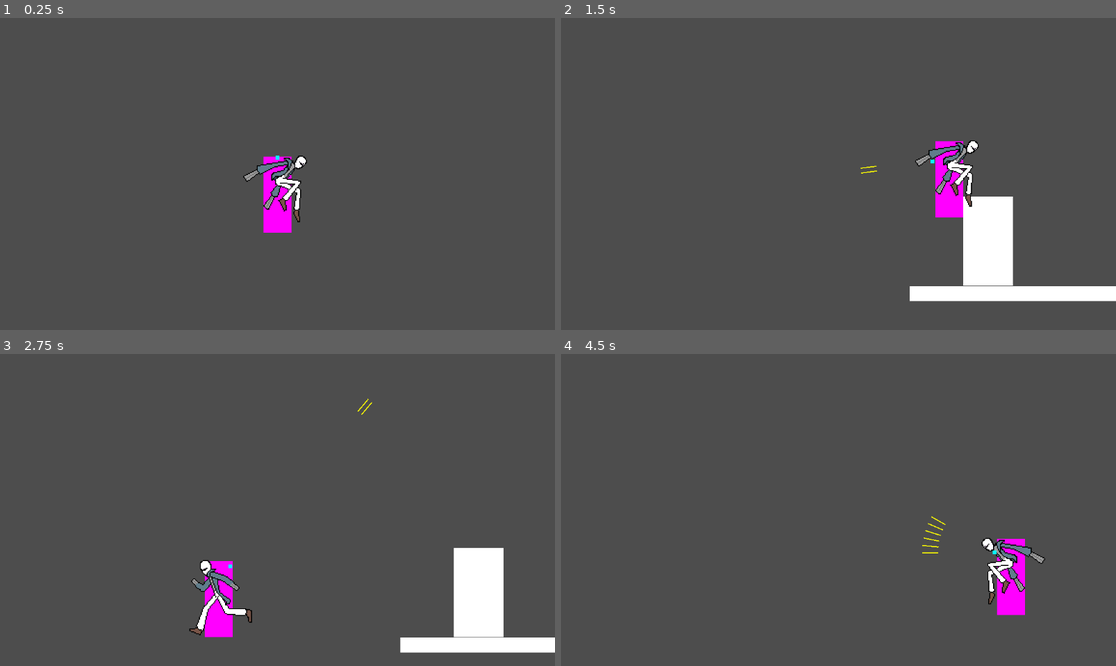
Above: before the commit, frames 1-4 (two rows, left to right).
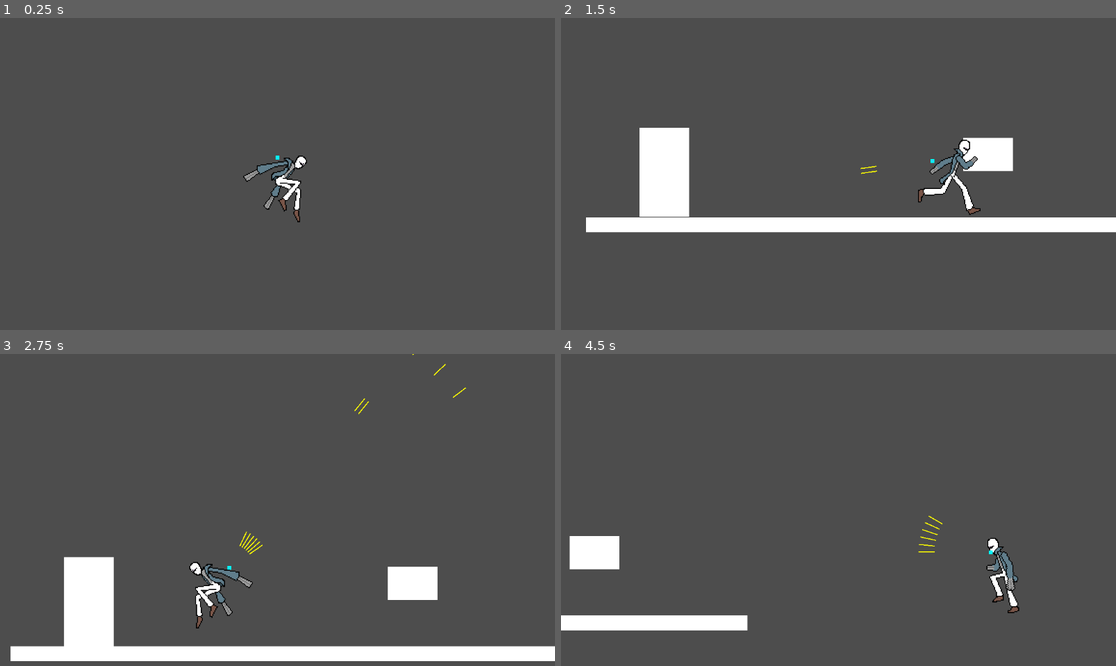
Above: after the commit, the same moments.

Repository: cruel-unusual-media/shotgun-hands
Game: Godot game, scene res://Levels/Playground/playground_player_test.tscn
Two runs of this game, one before a commit and one after it. Both use one fixed random seed, a clock stepped at 60 frames per second and the inputs below. This scene is started directly instead of the project's main scene.
Inputs (mouse positions are in pixels of both pictures, inside the frame that each line leads up to):
- Up to frame 1 (0.25 s): no input
- Up to frame 2 (1.5 s): move the mouse to (960, 158) at 0.52 s; press the mouse at (960, 158) at 0.53 s; hold D (move_right) from 0.53 s (still down); tap W (move_jump) at 0.77 s; right-click (960, 158) at 0.8 s; move the mouse to (727, 189) at 1.27 s; release the mouse at (727, 189) at 1.28 s; right-click (727, 189) at 1.35 s
- Up to frame 3 (2.75 s): tap W (move_jump) at 1.52 s; click (166, 525) at 1.55 s; move the mouse to (333, 441) at 2.02 s; release D (move_right) at 2.03 s; press the mouse at (333, 441) at 2.03 s; hold A (move_left) from 2.03 s (still down); right-click (333, 441) at 2.3 s
- Up to frame 4 (4.5 s): move the mouse to (810, 572) at 2.77 s; release A (move_left) at 2.78 s; release the mouse at (810, 572) at 2.78 s; hold D (move_right) 2.78-4.28 s; right-click (810, 572) at 2.85 s; tap W (move_jump) at 3.02, 3.77 s; click (810, 572) at 3.05 s; move the mouse to (1005, 556) at 3.52 s; hold S (move_crouch) 3.53-4.28 s; right-click (1005, 556) at 3.8 s; move the mouse to (672, 463) at 4.27 s; hold A (move_left) from 4.28 s (still down); click (672, 463) at 4.35 s

The runs differ from the first frame. In frame 1, 0.8% of the frame differs, in the area x 47-53%, y 44-69%; in frame 2, 13%, in the area x 4-100%, y 35-91%; in frame 3, 13%; in frame 4, 4.3%.

Commit message:
Implemented shotgun jumping
 - Player presses both fire inputs while in midair to shotgun jump
 - They can do this in any direction to be launched in the opposite direction
 - This can be done twice before resetting
 - Additive to existing velocity unless the player is falling and shooting down in which case it resets the y velocity for a decently high jump.
 - Fixed a glitch where player hitbox wouldn't return to normal when player stood up after crouching

Diff:
--- a/Actors/Player/controller_component.gd
+++ b/Actors/Player/controller_component.gd
@@ -6,7 +6,10 @@
 var hitbox_default_pos : Vector2
 var head_check : Area2D
 var friction : int = 10
-var can_shotgun_jump = true
+var can_shotgun_jump = false
+var shotgun_jump_count = 0
+@export
+var shotgun_jump_max = 2
 
 @export
 var recticle : PlayerRecticle
@@ -16,6 +19,9 @@
 ## The ammo launched by the secondary fire. Should be a child of the recticle.
 @export
 var secondary_ammo : AmmoGeneric
+## Mercy time between two inputs that allows shotgun jumping
+@export
+var shotgun_jump_timer : Timer
 
 # Called when the node enters the scene tree for the first time.
 func _ready() -> void:
@@ -64,24 +70,14 @@
 
 	if player.is_on_floor():
 		handle_crouch()
+		shotgun_jump_count = 0
 	else:
 		if player.velocity.y < 0:
 			player.state = player.JUMPING
 		else:
 			player.state = player.FALLING
 
-	if Input.is_action_just_pressed("fire_left"):
-		var shot = primary_ammo.fire(recticle.normal.angle())
-		if can_shotgun_jump and not player.is_on_floor() and shot:
-			if recticle.normal.y < 0:
-				player.velocity.y = min(0, player.velocity.y)
-			player.velocity -= recticle.normal*800
-	if Input.is_action_just_pressed("fire_right"):
-		var shot = secondary_ammo.fire(recticle.normal.angle())
-		if can_shotgun_jump and not player.is_on_floor() and shot:
-			if recticle.normal.y < 0:
-				player.velocity.y = min(0, player.velocity.y)
-			player.velocity -= recticle.normal*800
+	handle_fire()
 
 
 
@@ -109,6 +105,8 @@
 				if player.velocity.x == 0 or Input.is_action_just_released("move_crouch"):
 					player.state = player.CROUCHING
 	else:
+		hitbox.position.y = hitbox_default_pos.y
+		hitbox.shape.size.y = hitbox_default_size
 		if (player.state == player.CROUCHING or player.state == player.SLIDING):
 			player.state = player.IDLE
 
@@ -117,3 +115,29 @@
 
 	#if direction != 0:
 		#player.state = player.SLIDING
+
+func handle_fire() -> void:
+	var shot = false
+	var shots = 0
+	if Input.is_action_pressed("fire_left"):
+		shot = primary_ammo.fire(recticle.normal.angle())
+		if shot:
+			shots += 1
+	if Input.is_action_pressed("fire_right"):
+		shot = secondary_ammo.fire(recticle.normal.angle())
+		if shot:
+			shots += 1
+	if not player.is_on_floor() and shot:
+		shotgun_jump_timer.start()
+		can_shotgun_jump = true
+		shots -= 1
+	if can_shotgun_jump and not player.is_on_floor() and shot and shotgun_jump_count < shotgun_jump_max and shots >= 1:
+		if recticle.normal.y > 0:
+			player.velocity.y = min(0, player.velocity.y)
+		player.velocity -= recticle.normal*800
+		shotgun_jump_count += 1
+
+
+
+func _on_shotgun_jump_timer_timeout() -> void:
+	can_shotgun_jump = false
--- a/Actors/Player/player.tscn
+++ b/Actors/Player/player.tscn
@@ -20,11 +20,16 @@
 collision_mask = 5
 script = ExtResource("1_vhr1b")
 
-[node name="ControllerComponent" type="Node2D" parent="." node_paths=PackedStringArray("recticle", "primary_ammo", "secondary_ammo")]
+[node name="ControllerComponent" type="Node2D" parent="." node_paths=PackedStringArray("recticle", "primary_ammo", "secondary_ammo", "shotgun_jump_timer")]
 script = ExtResource("2_b63gh")
 recticle = NodePath("../PlayerRecticle")
 primary_ammo = NodePath("../PlayerRecticle/BasicAmmoType")
 secondary_ammo = NodePath("../PlayerRecticle/BasicAmmoType2")
+shotgun_jump_timer = NodePath("../ShotgunJumpTimer")
+
+[node name="ShotgunJumpTimer" type="Timer" parent="."]
+wait_time = 0.1
+one_shot = true
 
 [node name="HeadFocus" type="Node2D" parent="."]
 position = Vector2(0, -121)
@@ -34,12 +39,15 @@
 shape = SubResource("RectangleShape2D_vhr1b")
 
 [node name="HeadCheck" type="Area2D" parent="."]
+collision_layer = 0
+monitorable = false
 
 [node name="CollisionShape2D" type="CollisionShape2D" parent="HeadCheck"]
 position = Vector2(0, -118.5)
 shape = SubResource("RectangleShape2D_n7l8t")
 
 [node name="ColorRect" type="ColorRect" parent="."]
+visible = false
 offset_left = -29.0
 offset_top = -158.0
 offset_right = 29.0
@@ -89,3 +97,5 @@
 [node name="HealthComponent" type="Node2D" parent="."]
 script = ExtResource("8_awv0x")
 metadata/_custom_type_script = "uid://b014414k0lgbj"
+
+[connection signal="timeout" from="ShotgunJumpTimer" to="ControllerComponent" method="_on_shotgun_jump_timer_timeout"]
--- a/Ammos/projectiles/bullet.tscn
+++ b/Ammos/projectiles/bullet.tscn
@@ -6,7 +6,7 @@
 script = ExtResource("1_re15m")
 damage_amount = 1
 velocity = Vector2(5000, 0)
-collision_mask = 5
+collision_mask = 3
 
 [node name="Polygon2D" type="Polygon2D" parent="."]
 scale = Vector2(2, 1)
@@ -16,4 +16,5 @@
 [node name="RayCast2D" type="RayCast2D" parent="."]
 target_position = Vector2(28, 0)
 collision_mask = 3
+hit_from_inside = true
 collide_with_areas = true
